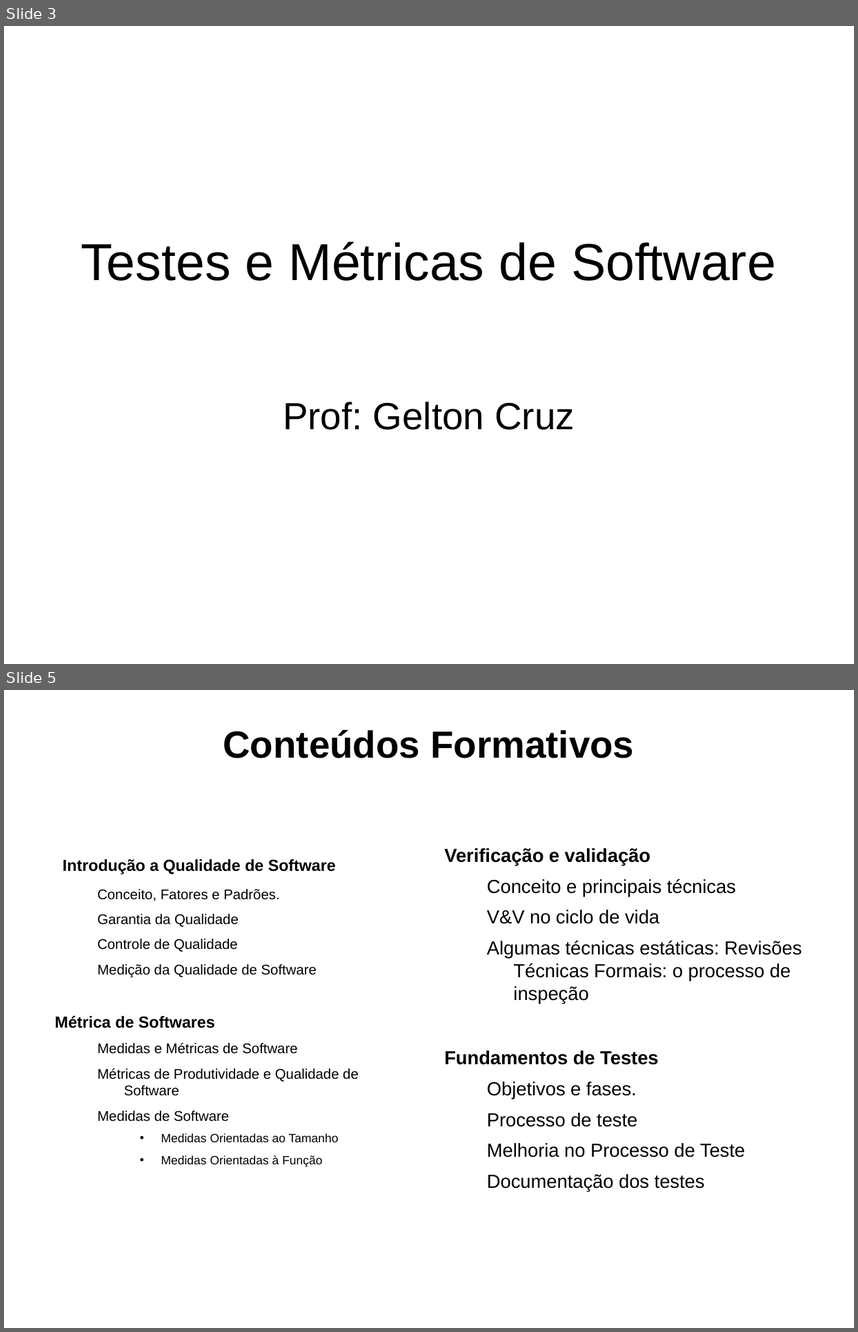
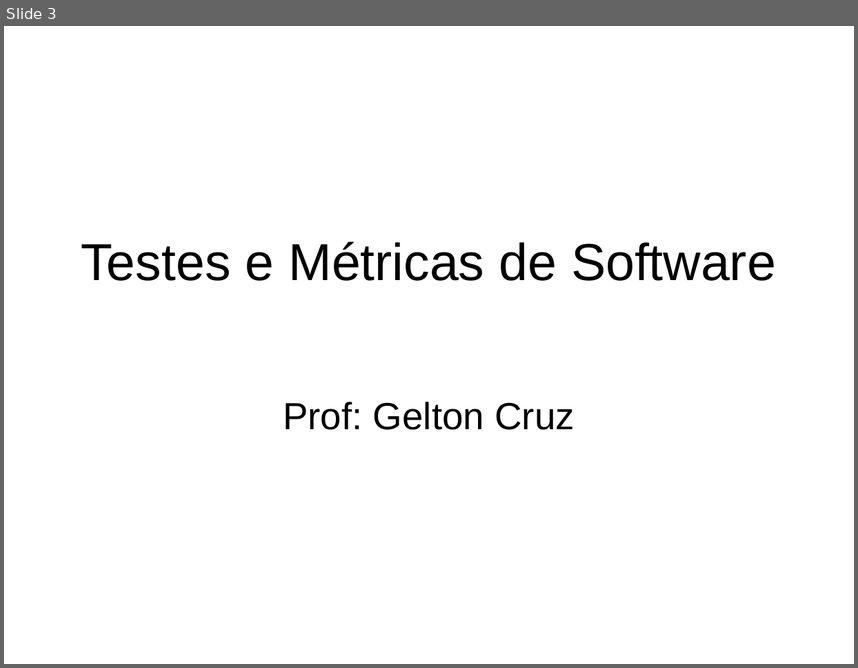
Before and after one commit to geltoncruz/-Testes-de-Software, a slide deck: ppt/01. Introdução a Qualidade de software.ppt. Shown one above the other, each under a label of ours: slides 3 and 5 before the commit, slide 3 after it; the slides between them are not shown. The pictures are 858x1332 and 858x668 pixels, drawn with LibreOffice and Linux fonts; fonts in the diff are those of the drawing; background and template pictures are left out. Boxes give left, top, right and bottom in pixels: in the first picture for what was removed or moved away, otherwise in the second. Text is boxed around its words. In the diff, an @@ line names an element or a change of style, - is before the commit and + after.

Commit message:
Inicial - fundamentos de qualidade

```diff
--- a/ppt/01. Introdução a Qualidade de software.ppt
+++ b/ppt/01. Introdução a Qualidade de software.ppt
@@ slide 5 removed at [4, 690, 854, 1328], background picture (left out) @@
@@ title removed at [223, 729, 634, 758] @@
-Conteúdos Formativos
@@ text removed at [444, 848, 802, 1192] @@
-Verificação e validação
-  Conceito e principais técnicas
-  V&V no ciclo de vida
-  Algumas técnicas estáticas: Revisões Técnicas Formais: o processo de inspeção
-Fundamentos de Testes
-  Objetivos e fases.
-  Processo de teste
-  Melhoria no Processo de Teste
-  Documentação dos testes
@@ text removed at [55, 859, 359, 1166] @@
-Introdução a Qualidade de Software
-  Conceito, Fatores e Padrões.
-  Garantia da Qualidade
-  Controle de Qualidade
-  Medição da Qualidade de Software
-Métrica de Softwares
-  Medidas e Métricas de Software
-  Métricas de Produtividade e Qualidade de Software
-  Medidas de Software
-    • Medidas Orientadas ao Tamanho
-    • Medidas Orientadas à Função
```
Also in this commit, not shown: 2 slides added, 3 other slides removed, 5 other files.
